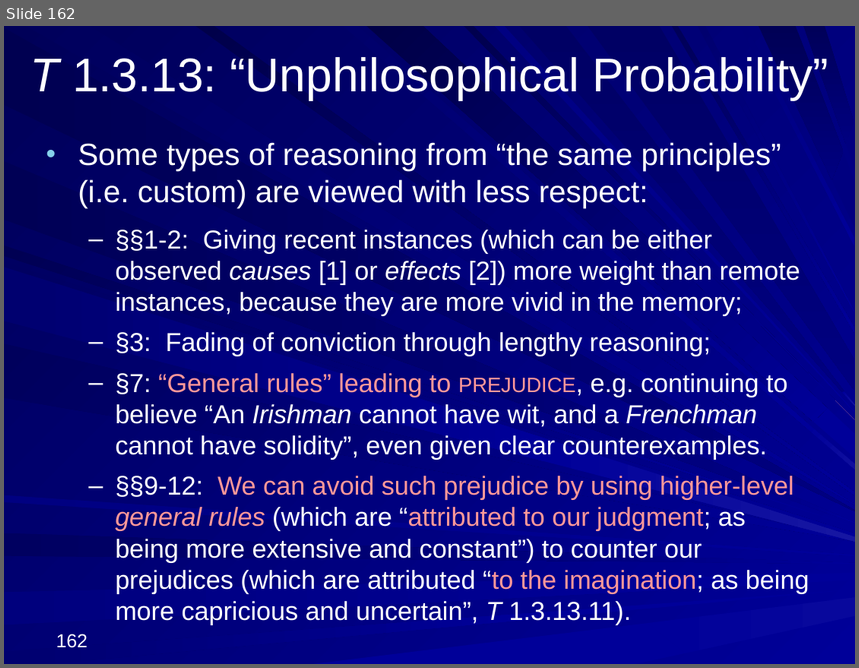
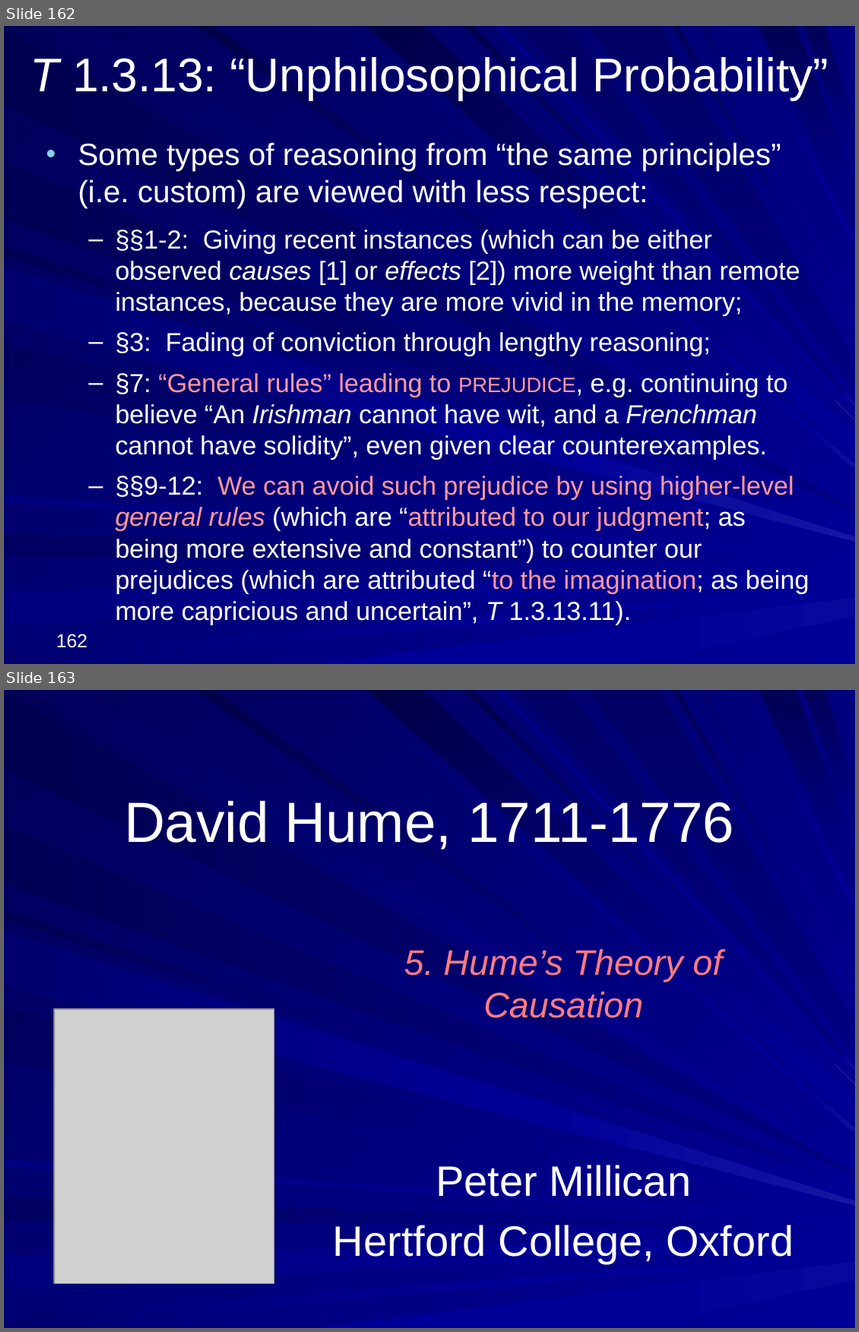
Before and after one commit to englishphilosophy/hume-texts-online, a slide deck: teaching/lectures/2024_Hume_MT_current.pptx. Shown one above the other, each under a label of ours: slide 162 before the commit, slides 162 and 163 after it. The pictures are 859x668 and 859x1332 pixels, drawn with LibreOffice and Linux fonts; fonts in the diff are those of the drawing; grey boxes stand for pictures. Boxes give left, top, right and bottom in pixels: in the first picture for what was removed or moved away, otherwise in the second. Text is boxed around its words. In the diff, an @@ line names an element or a change of style, - is before the commit and + after.

```diff
--- a/teaching/lectures/2024_Hume_MT_current.pptx
+++ b/teaching/lectures/2024_Hume_MT_current.pptx
@@ slide 163 added at [4,690,855,1328], background gradient #000078 to #000099; not listed: 37 template elements that a slide beside it also shows @@
@@ title added at [124,801,734,850], 48 pt, text #FFFFFF @@
+David Hume, 1711-1776
@@ text added at [405,949,723,1018], 30 pt, text #FF7C80, italic @@
+5. Hume’s Theory of Causation
@@ picture added at [54,1009,275,1284] @@
@@ text added at [333,1165,794,1263], 36 pt, text #FFFFFF @@
+Peter Millican
+Hertford College, Oxford
```
Also in this commit, not shown: 47 other slides added, 2 other files.
